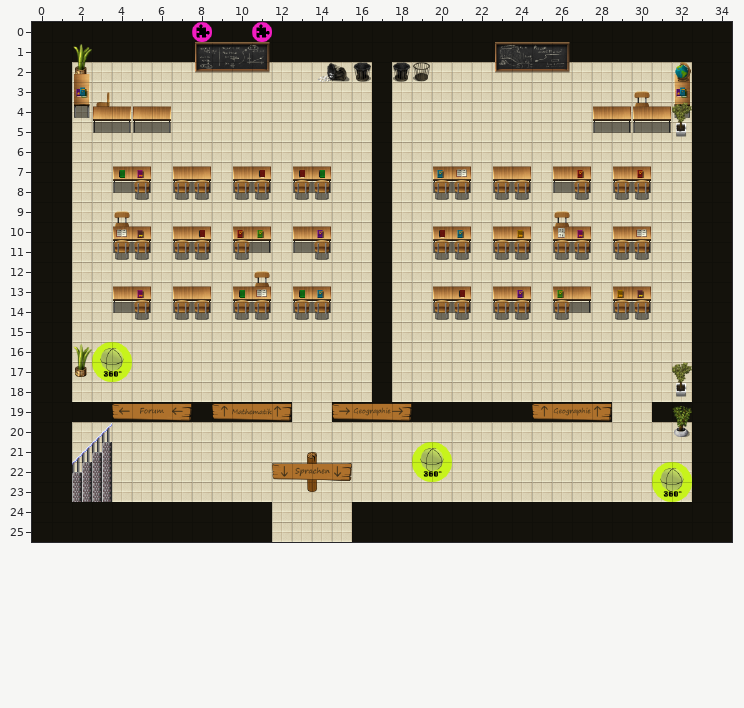
Tiled map (JSON) -- raw/maps/altbau.json. The picture above is the old version.
Cells are 32x32 px. Shown: x 0..34, y 0..25.
The same view after the edit:
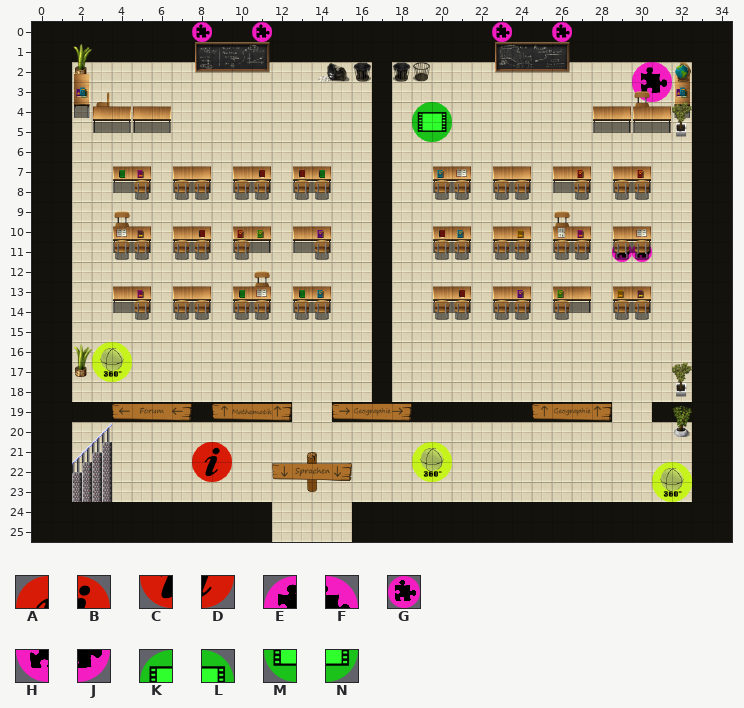
Key: from "Icons": A 3, B 4, C 14, D 15, E 28, F 29, G 38, H 39, J 40, K 42, L 43, M 53, N 54.
_ is an empty cell.
Tiles of an added or newly shown layer are drawn over the layers below it.
Edits made:
Changed rows in their new state; . is an unchanged cell.
Layer "geographie/quiz2" (added):
first column x 30:
 2 EF
 3 HJ
Layer "geographie/quiz3" (added):
first column x 29:
11 GG
Layer "geographie/quiz1" (added):
first column x 23:
 0 G..G
Layer "Jitsi" (added):
first column x 8:
21 AB
22 CD
Layer "geographie/video1" (added):
first column x 19:
 4 KL
 5 MN
Where, in picture pixels (left, top, right, bottom), the same in both pictures:
added: (492, 22, 512, 42)
added: (552, 22, 572, 42)
added: (632, 62, 672, 102)
added: (412, 102, 452, 142)
added: (612, 245, 652, 262)
added: (192, 442, 232, 482)
